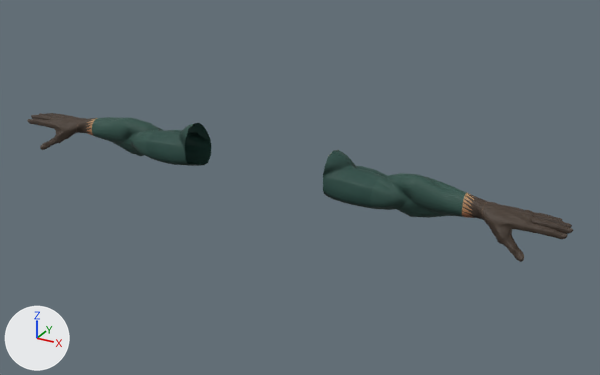
An edit to the glTF model forest_game/assets/hero/warden_arms.gltf, drawn before and after from the same camera.
The view is the same before and after, from a camera (50 mm lens) standing at (1.232, -1.928, 2.393) and looking at (0.118, 0.097, 1.381). Arrows for +X, +Y and +Z are at lower left; the lights stay in place. The older version comes first. Vertices at exactly the same position are counted once.

The first picture shows 'SuperHero_Male'.
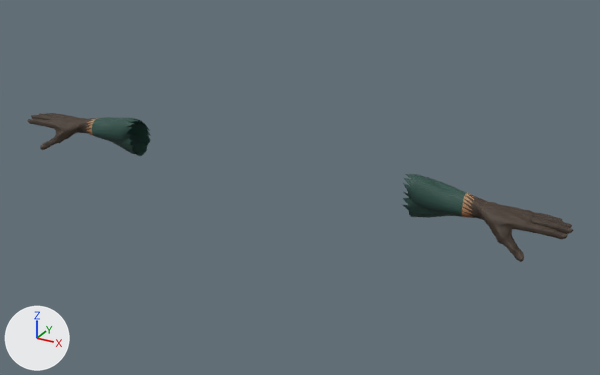
Edits to the bpy script that builds the scene:
```text
Change me_sphere_005_retopology_004:
    used by ob_superhero_male; location = (0.0, 0.0, 0.0)
    remove me_sphere_005_retopology_004.from_pydata(...)  # 2264 vertices, 4490 faces; spans x -0.93..0.93, y -0.03..0.16, z 1.36..1.53
    add me_sphere_005_retopology_004.from_pydata(...)  # 1958 vertices, 3858 faces; spans x -0.93..0.93, y -0.03..0.14, z 1.37..1.51
    me_sphere_005_retopology_004 part 1: 153 vertices removed from x 0.24..0.47, y 0.0..0.16, z 1.36..1.53
    me_sphere_005_retopology_004 part 2: 153 vertices removed from x -0.47..-0.24, y 0.0..0.16, z 1.36..1.53
```

What differs and where, as boxes [x1, y1, x2, y2] in the pictures (600 x 375 px):
part 1 of me_sphere_005_retopology_004, deleted (cyan)
    before: [323, 150, 411, 217]
part 2 of me_sphere_005_retopology_004, deleted (cyan)
    before: [131, 121, 211, 166]
